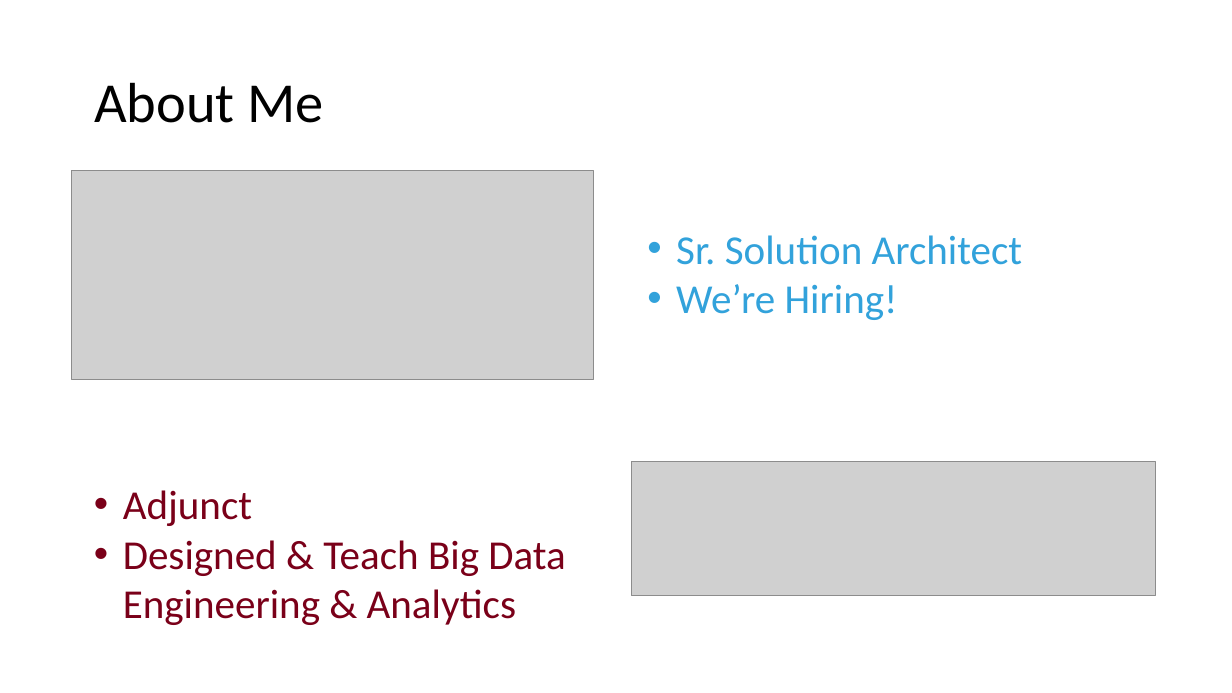
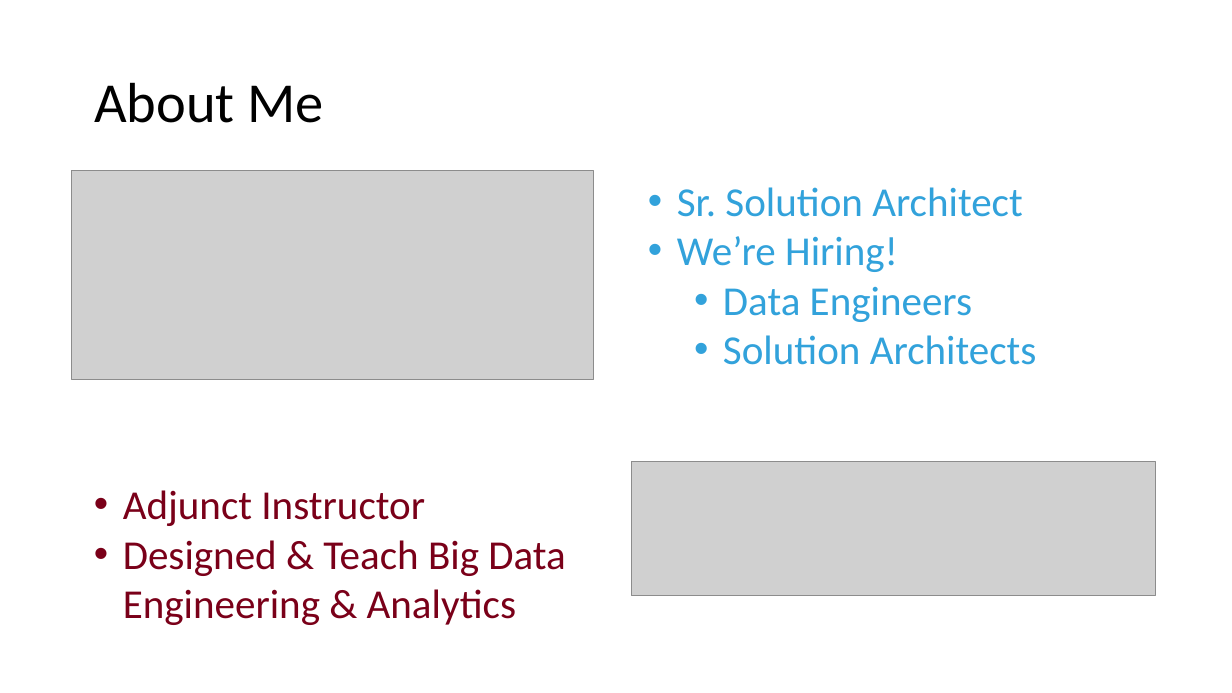
Before and after one commit to donaldsawyer/test-driven-data-wrangling-r, a slide deck: slide 2 of test_driven_data_wrangling_r.pptx. Drawn at 1232x693 pixels with LibreOffice and Linux fonts; fonts in the diff are those of the drawing; grey boxes stand for pictures. Boxes give left, top, right and bottom in pixels: in the first picture for what was removed or moved away, otherwise in the second. Text is boxed around its words. In the diff, an @@ line names an element or a change of style, - is before the commit and + after.

```diff
--- a/test_driven_data_wrangling_r.pptx
+++ b/test_driven_data_wrangling_r.pptx
@@ text "Sr. Solution Architect": place and size @@
-text "Sr. Solution Architect" at (676, 235, 1023, 320)
+text "Sr. Solution Architect" at (677, 187, 1037, 365)
@@ text at (723, 287, 1037, 365): paragraphs added @@
+  • Data Engineers
+  • Solution Architects
@@ text at (123, 490, 425, 526): text changed @@
-• Adjunct
+• Adjunct Instructor
```
Also in this commit, not shown: 1 slide removed, 1 other file.
